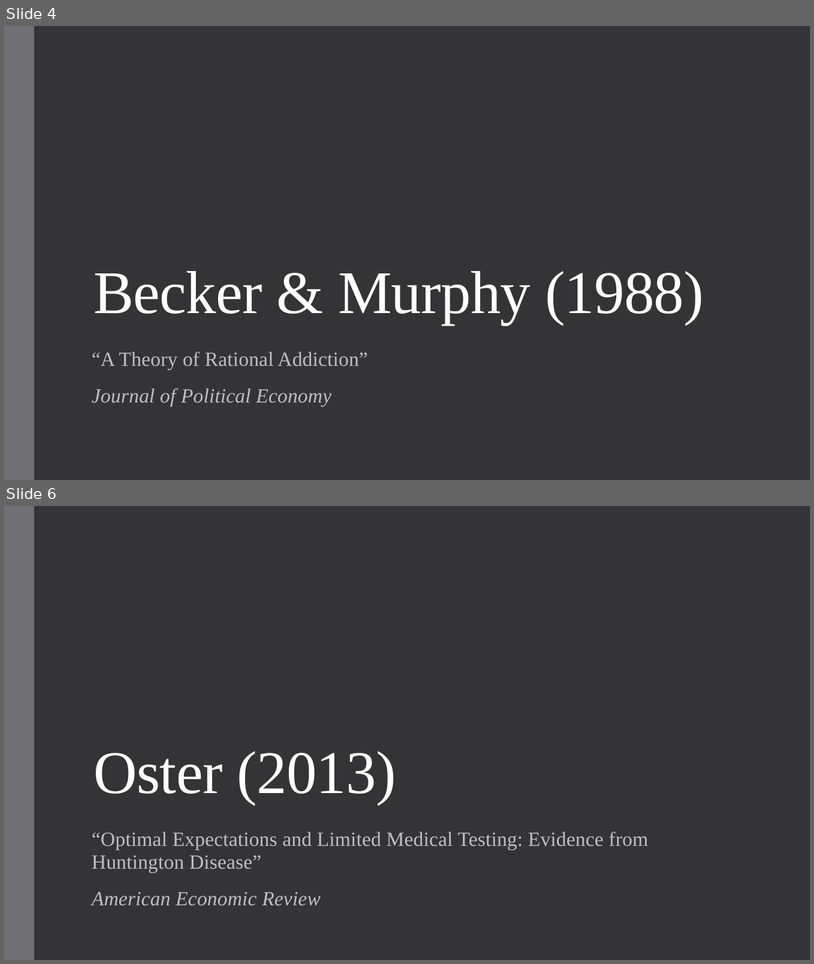
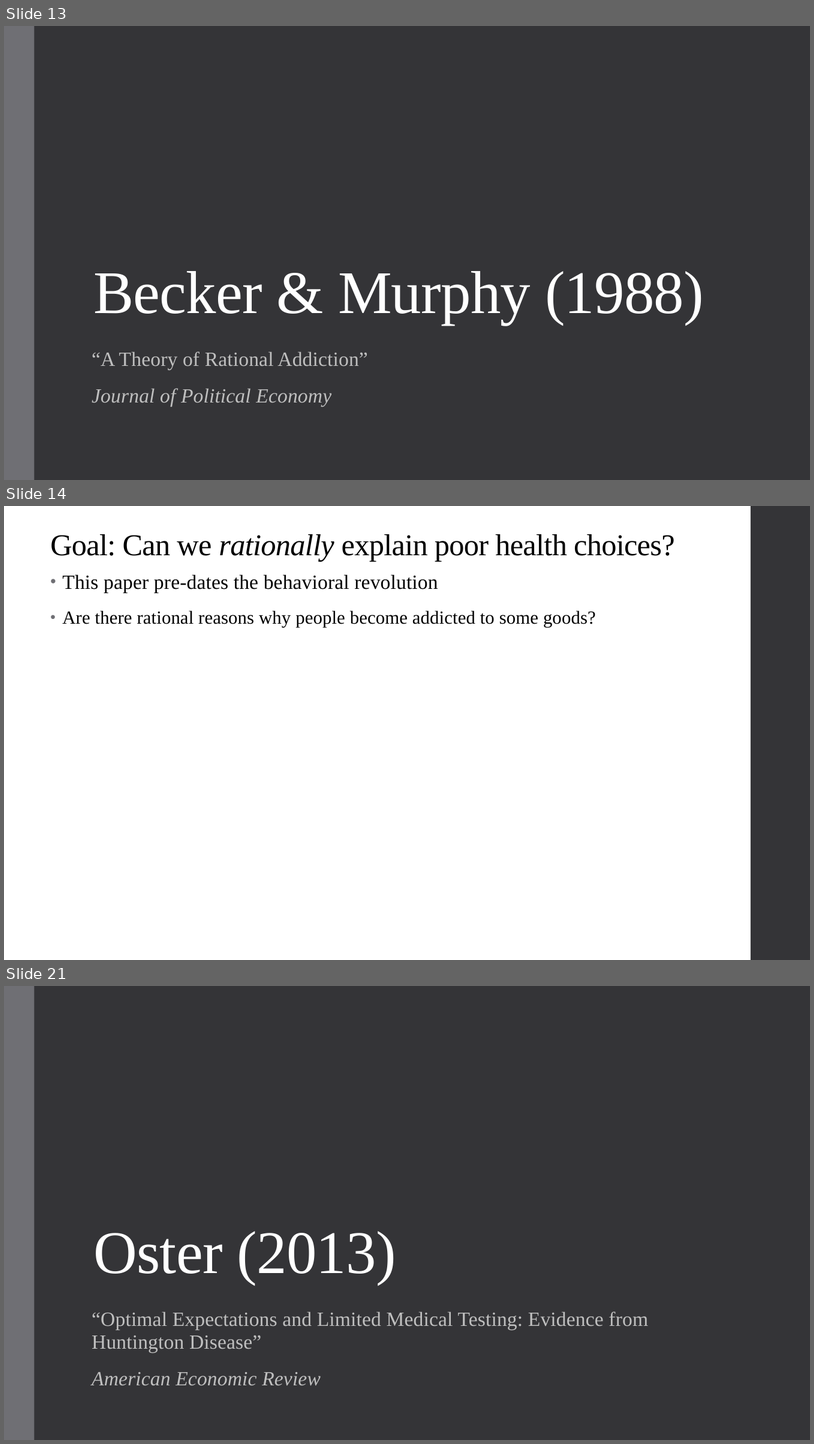
Before and after one commit to alex-hoagland/HAD6750H, a slide deck: Lecture09_PatientBehavior/L9Slides_PatientBehavior_2023W.pptx. Shown one above the other, each under a label of ours: slides 4 and 6 before the commit, slides 13, 14 and 21 after it; the slides between them are not shown. The pictures are 814x964 and 814x1444 pixels, drawn with LibreOffice and Linux fonts; fonts in the diff are those of the drawing. Boxes give left, top, right and bottom in pixels: in the first picture for what was removed or moved away, otherwise in the second. Text is boxed around its words. In the diff, an @@ line names an element or a change of style, - is before the commit and + after.

```diff
--- a/Lecture09_PatientBehavior/L9Slides_PatientBehavior_2023W.pptx
+++ b/Lecture09_PatientBehavior/L9Slides_PatientBehavior_2023W.pptx
@@ slide 14 added at [4,506,810,960], background #FFFFFF @@
@@ rectangle added at [751,506,810,960], fill #353537 @@
@@ title added at [50,534,675,562], 36 pt, text #000000 @@
+Goal: Can we rationally explain poor health choices?
@@ text added at [62,574,596,627], 22 pt, text #000000 @@
+• This paper pre-dates the behavioral revolution
+• Are there rational reasons why people become addicted to some goods?
@@ what was slide 4 is now slide 13 @@
@@ what was slide 6 is now slide 21 @@
```
Also in this commit, not shown: 2 slides changed, 36 other slides added, 8 other files.
